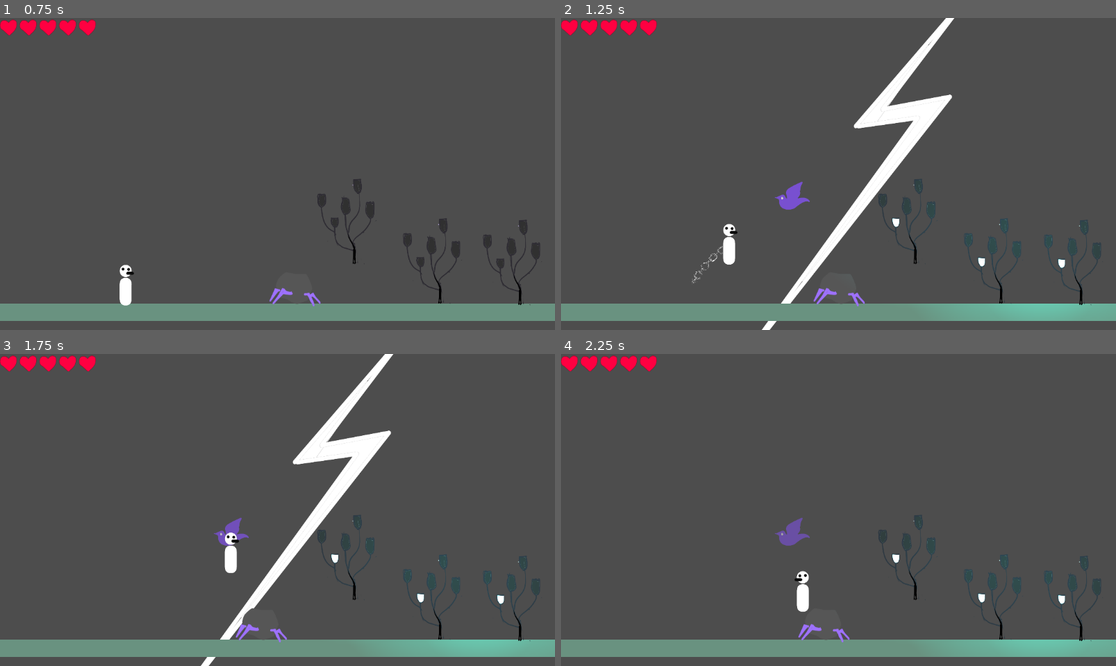
Above: before the commit, frames 1-4 (two rows, left to right).
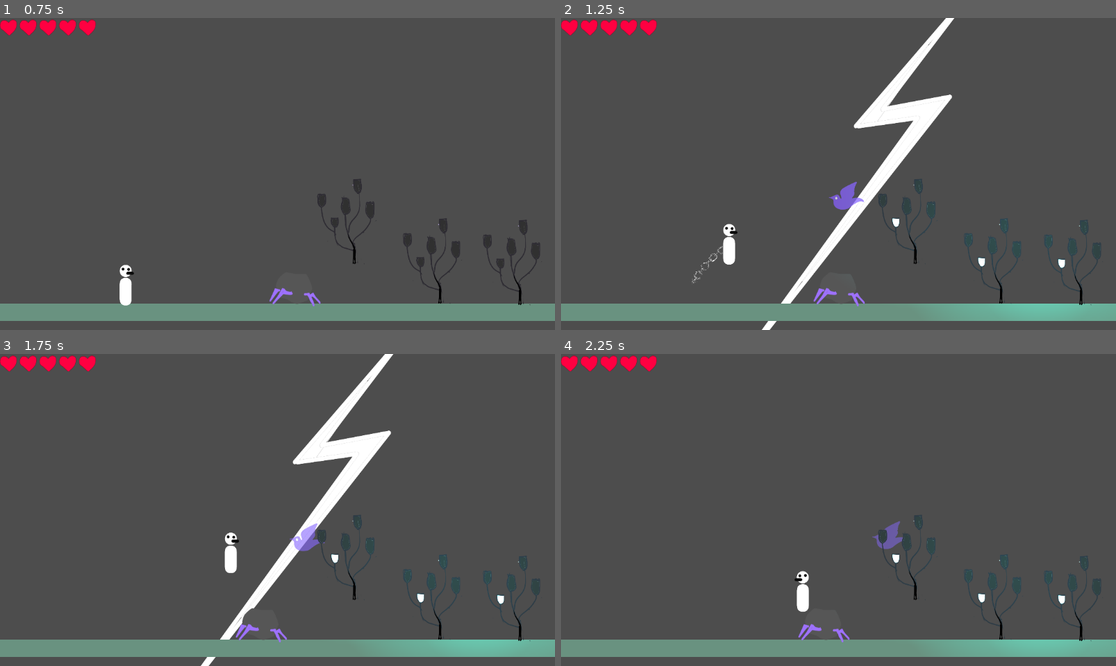
Above: after the commit, the same moments.

Repository: albverse/qimela
Game: Godot game, scene res://scene/MainTest.tscn
Two runs of this game, one before a commit and one after it. Both use one fixed random seed, a clock stepped at 60 frames per second and the inputs below.
Inputs (mouse positions are in pixels of both pictures, inside the frame that each line leads up to):
- Up to frame 1 (0.75 s): tap Enter at 0.5 s; move the mouse to (399, 158) at 0.52 s; hold D (move_right) from 0.53 s (still down); tap Space at 0.6 s; click (399, 158) at 0.67 s
- Up to frame 2 (1.25 s): keep holding D (move_right); tap W (jump) at 0.77 s
- Up to frame 3 (1.75 s): keep holding D (move_right); move the mouse to (166, 525) at 1.27 s; tap X at 1.35 s; tap W (jump) at 1.52 s
- Up to frame 4 (2.25 s): move the mouse to (894, 441) at 2.02 s; release D (move_right) at 2.03 s; hold A (move_left) from 2.03 s (still down); tap Space at 2.1 s

Frame 1 is identical in both runs. In frame 2, 0.5% of the frame differs, in the area x 38-55%, y 52-62%; in frame 3, 0.5%; in frame 4, 0.5%.

Commit message:
Keep MonsterFly movement while invisible

Diff:
--- a/scene/MonsterFly.gd
+++ b/scene/MonsterFly.gd
@@ -12,7 +12,6 @@
 var _t: float = 0.0
 var _dir: int = 1
 var _is_visible: bool = false
-var _stunned_after_invisible: float = 0.0
 var _visible_sources: Dictionary = {} # source_id -> true
 var _pending_light_sources: Dictionary = {} # source_id -> {area, remaining}
 
@@ -33,7 +32,6 @@
 func _physics_process(dt: float) -> void:
 	_update_light_sources(dt)
 	_update_visibility(dt)
-	_update_stun_after_invisible(dt)
 	super._physics_process(dt)
 
 
@@ -143,19 +141,6 @@
 		_linked_slots.clear()
 		_linked_player = null
 
-	stunned_t = 3.0
-	_stunned_after_invisible = 3.0
-
-
-func _update_stun_after_invisible(dt: float) -> void:
-	if _stunned_after_invisible <= 0.0:
-		return
-	_stunned_after_invisible -= dt
-	if _stunned_after_invisible <= 0.0:
-		_stunned_after_invisible = 0.0
-		hp = max_hp
-		_update_weak_state()
-
 func _do_move(dt: float) -> void:
 	if weak:
 		velocity = Vector2.ZERO
